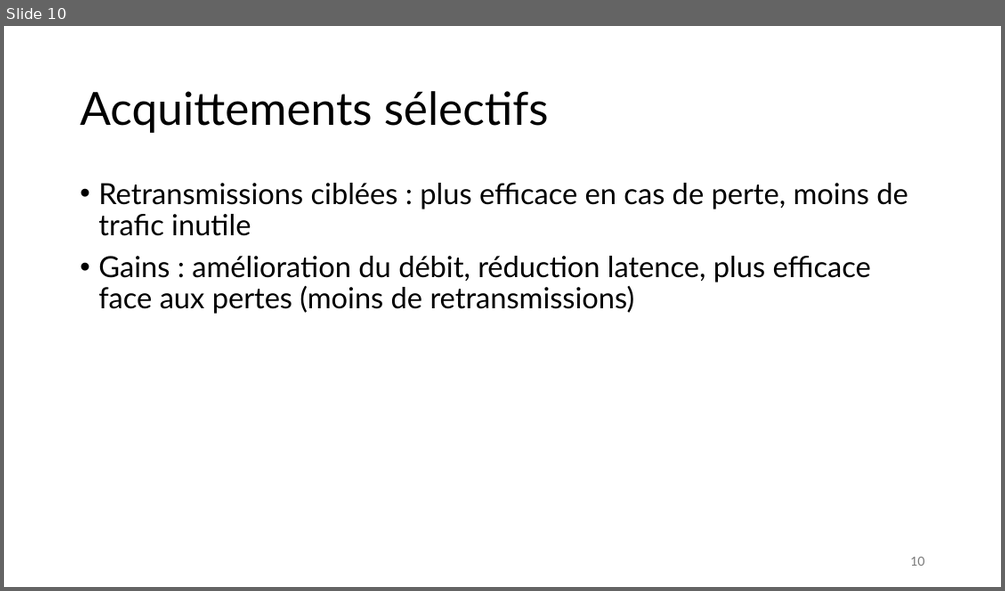
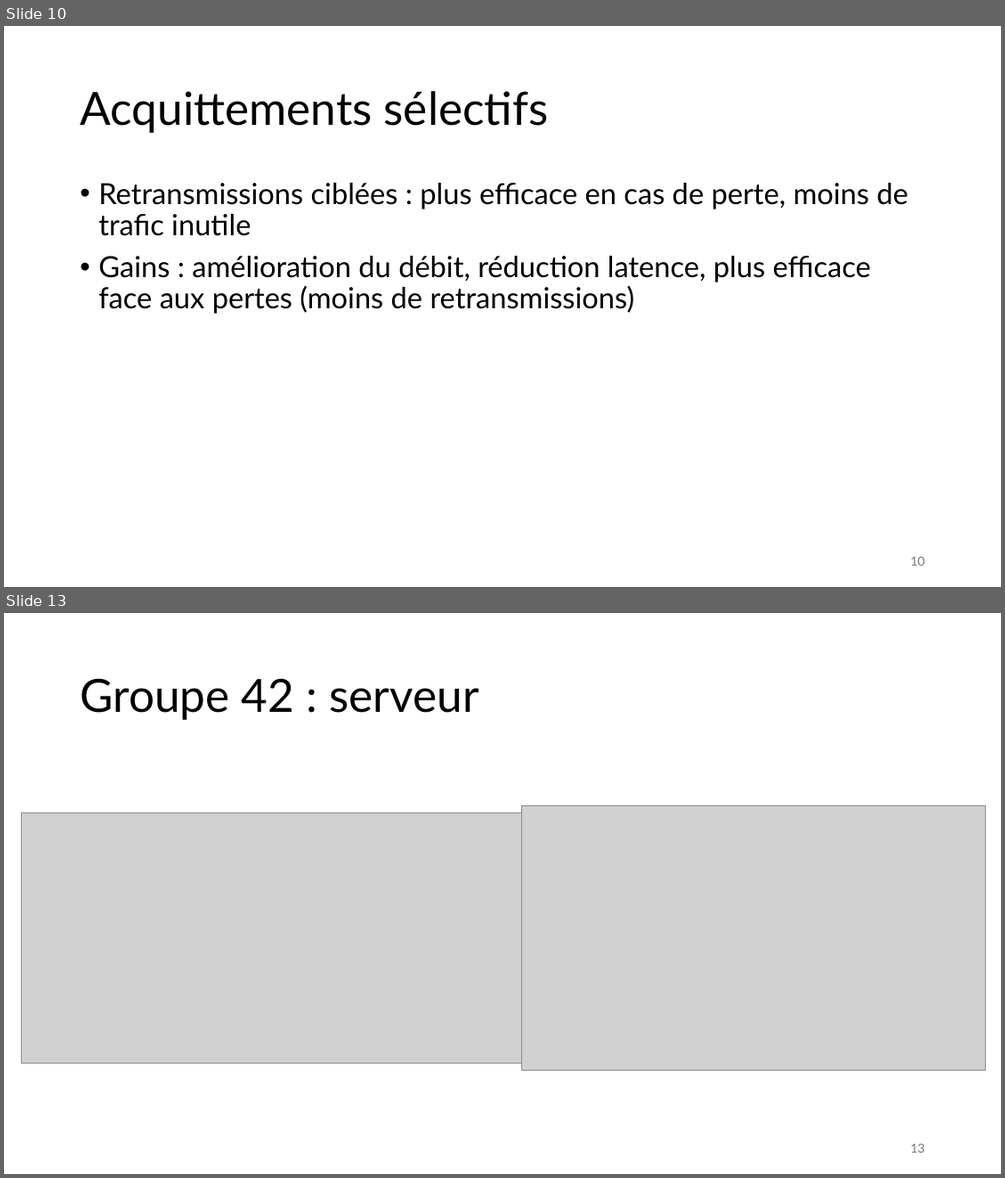
Before and after one commit to Tidyresonnance8/projet1_C-sarBortoluzzi_IsaacYamdjieu_AbdouMbengue, a slide deck: Rapport_projet_SRTP.pptx. Shown one above the other, each under a label of ours: slide 10 before the commit, slides 10 and 13 after it; the slides between them are not shown. The pictures are 1005x591 and 1005x1178 pixels, drawn with LibreOffice and Linux fonts; fonts in the diff are those of the drawing; grey boxes stand for pictures. Boxes give left, top, right and bottom in pixels: in the first picture for what was removed or moved away, otherwise in the second. Text is boxed around its words. In the diff, an @@ line names an element or a change of style, - is before the commit and + after.

```diff
--- a/Rapport_projet_SRTP.pptx
+++ b/Rapport_projet_SRTP.pptx
@@ slide 13 added at <box>4,613,1001,1174</box>, background #FFFFFF @@
@@ title added at <box>80,678,478,720</box>, 44 pt, text #000000 @@
+Groupe 42 : serveur
@@ picture added at <box>21,812,522,1063</box> @@
@@ picture added at <box>522,805,986,1070</box> @@
@@ page number added at <box>910,1143,924,1152</box>, 12 pt, text #797979 @@
+13
```
Also in this commit, not shown: 4 other slides added.
